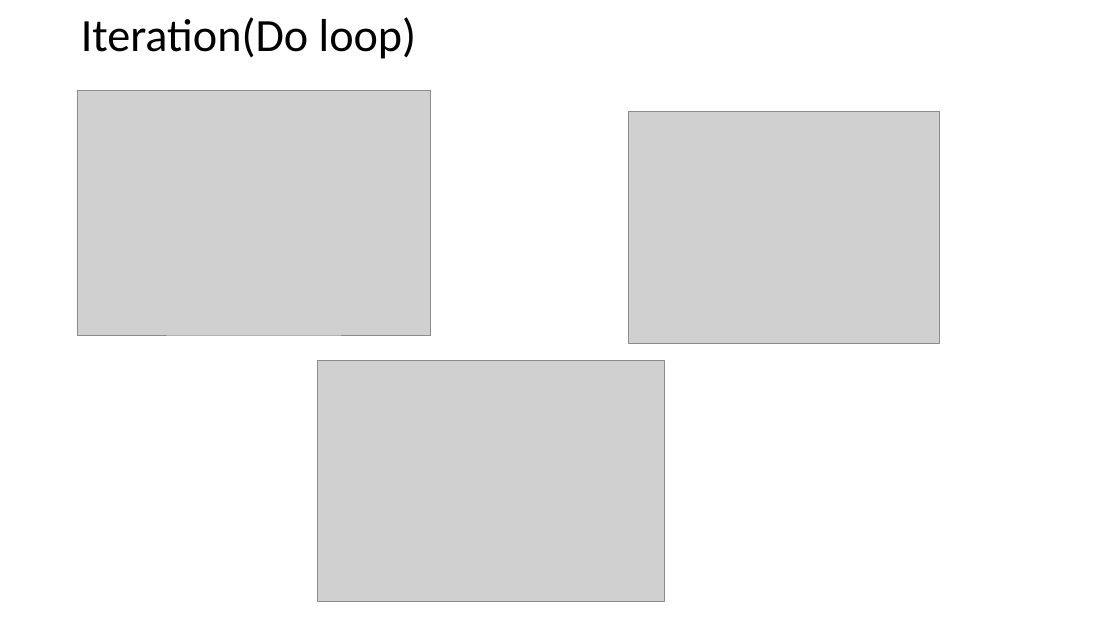
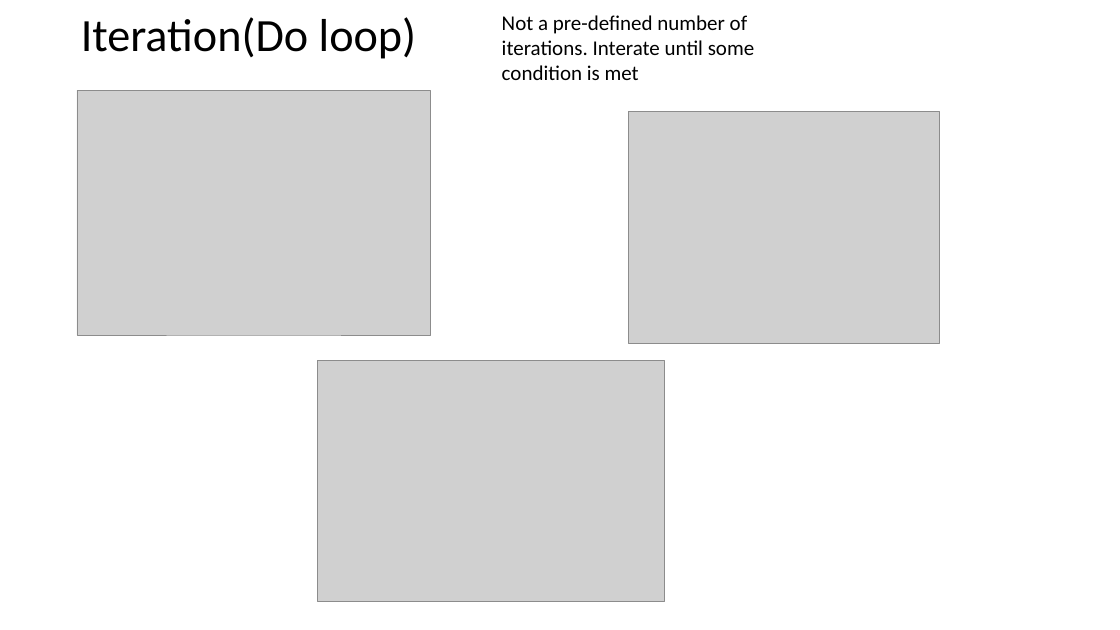
Before and after one commit to liuxu-github-ui/Excel, a slide deck: slide 18 of VBA.pptx. Drawn at 1120x630 pixels with LibreOffice and Linux fonts; fonts in the diff are those of the drawing; grey boxes stand for pictures. Boxes give left, top, right and bottom in pixels: in the first picture for what was removed or moved away, otherwise in the second. Text is boxed around its words. In the diff, an @@ line names an element or a change of style, - is before the commit and + after.

```diff
--- a/VBA.pptx
+++ b/VBA.pptx
@@ text added at [502,15,754,80], 18 pt, text #000000 @@
+Not a pre-defined number of iterations. Interate until some condition is met
```
Also in this commit, not shown: 2 slides added, 2 slides removed, 44 other files.
